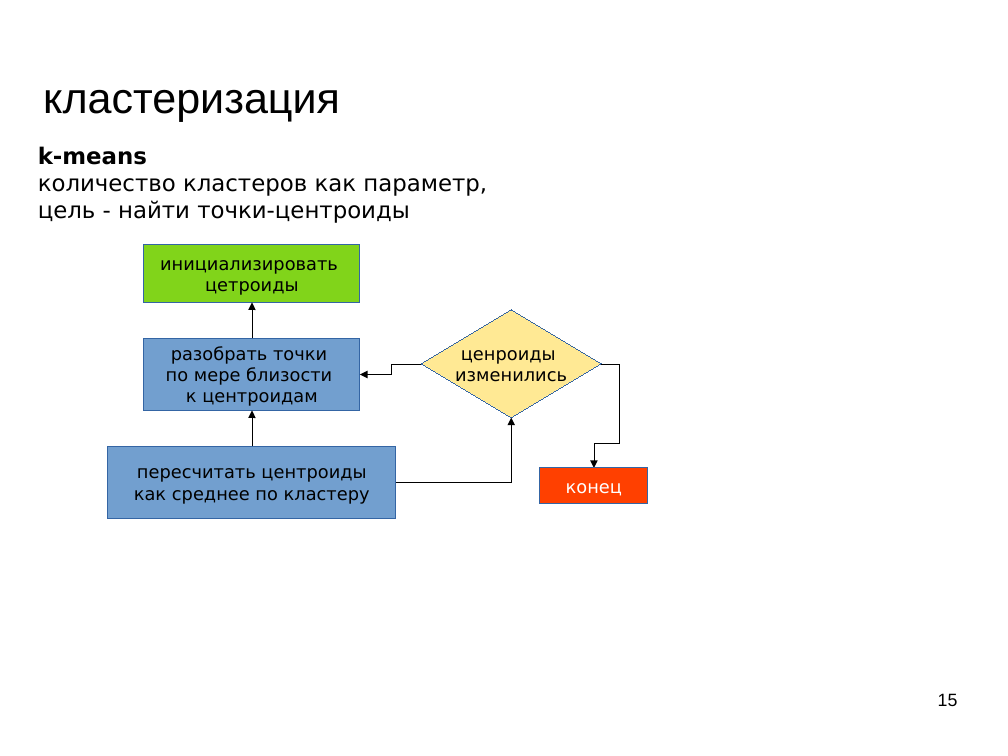
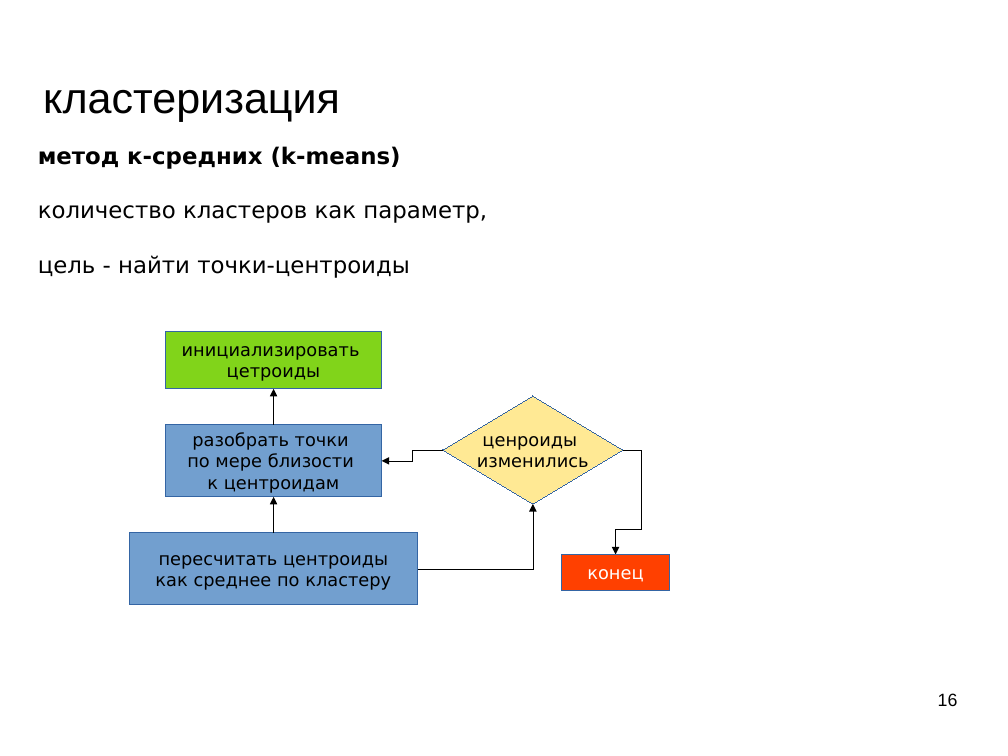
Before and after one commit to mechanoid5/ml_lectorium_legacy, a slide deck: slide 16 of 07-cluster.odp (slide 15 before the commit). Drawn at 1008x756 pixels with LibreOffice and Linux fonts; fonts in the diff are those of the drawing; background and template pictures are left out. Boxes give left, top, right and bottom in pixels: in the first picture for what was removed or moved away, otherwise in the second. Text is boxed around its words. In the diff, an @@ line names an element or a change of style, - is before the commit and + after.

```diff
--- a/07-cluster.odp
+++ b/07-cluster.odp
@@ text at <box>38,146,401,169</box>: text changed @@
-k-means
+метод к-средних (k-means)
@@ elbow arrow moved from (252, 446) - (252, 411) to (273, 425) - (273, 389) @@
@@ 4 rectangles, 3 elbow arrows, 1 diamond: place and size @@
-4 rectangles, 3 elbow arrows, 1 diamond at <box>108,245,649,519</box>
+4 rectangles, 3 elbow arrows, 1 diamond at <box>130,331,670,606</box>
@@ elbow arrow moved from (252, 338) - (252, 303) to (273, 533) - (273, 497) @@
@@ page number at <box>938,693,958,706</box>: text changed @@
-15
+16
```
Also in this commit, not shown: 5 other slides changed, 12 slides added, 1 slide removed, 6 other files.
